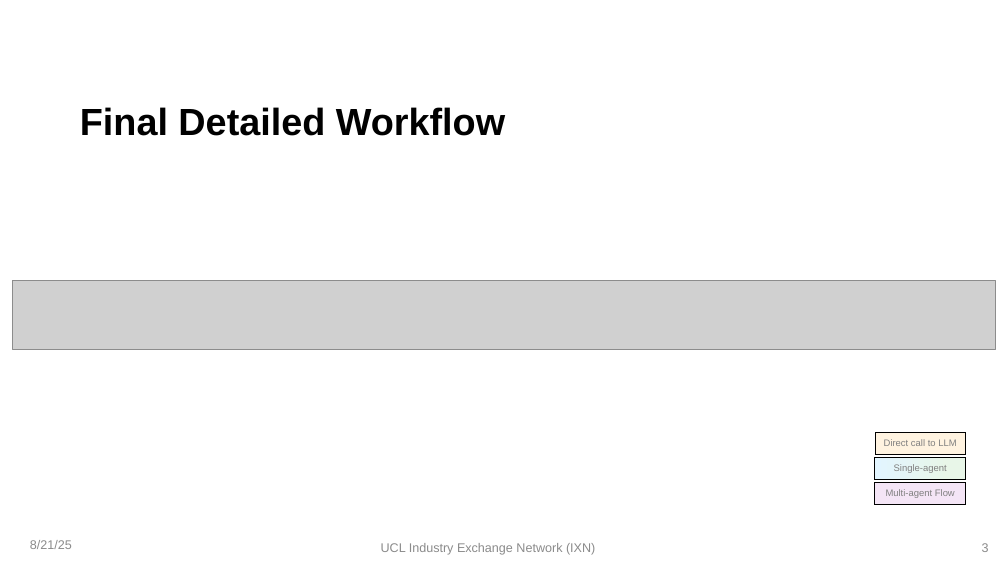
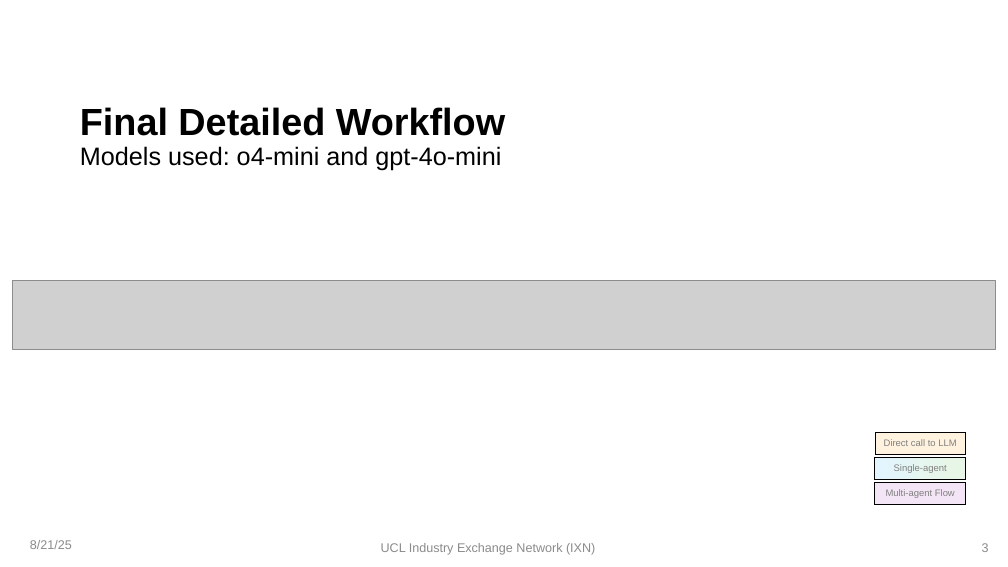
Before and after one commit to davidve0206/ai-analyst, a slide deck: slide 3 of documentation/university/presentation/250822 - Presentation (Short).pptx. Drawn at 1008x567 pixels with LibreOffice and Linux fonts; fonts in the diff are those of the drawing; grey boxes stand for pictures; background and template pictures are left out. Boxes give left, top, right and bottom in pixels: in the first picture for what was removed or moved away, otherwise in the second. Text is boxed around its words. In the diff, an @@ line names an element or a change of style, - is before the commit and + after.

```diff
--- a/documentation/university/presentation/250822 - Presentation (Short).pptx
+++ b/documentation/university/presentation/250822 - Presentation (Short).pptx
@@ title at (80,107,505,171): text changed; size 36 to 24 pt; bold off @@
-Final Detailed Workflow
+Final Detailed Workflow
+Models used: o4-mini and gpt-4o-mini
```
Also in this commit, not shown: 20 other files.
